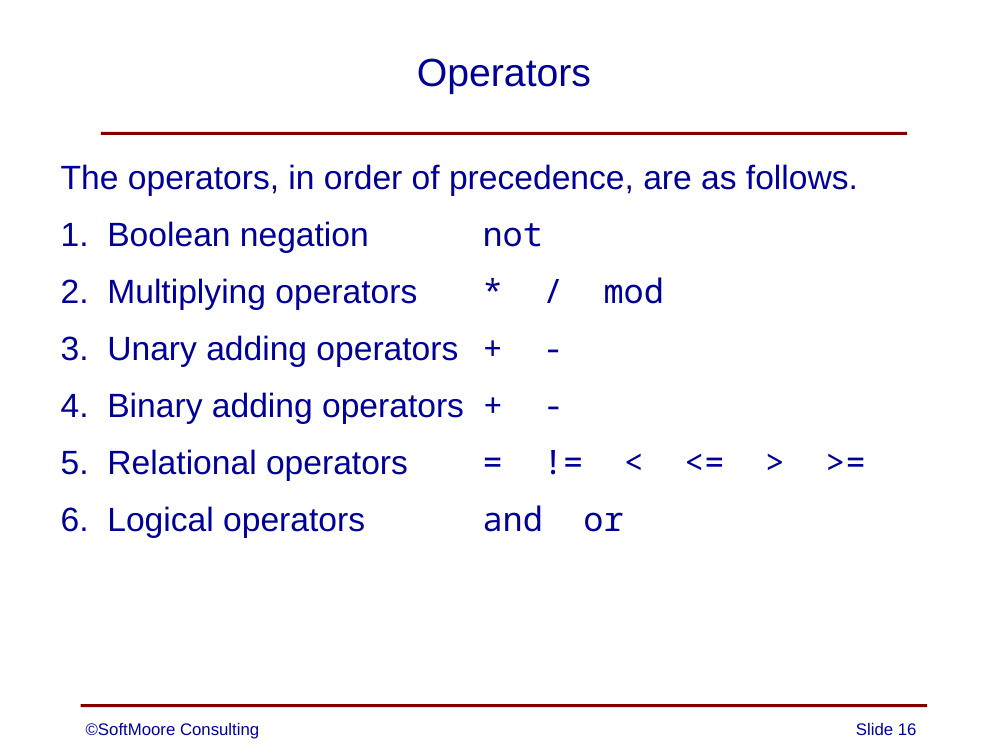
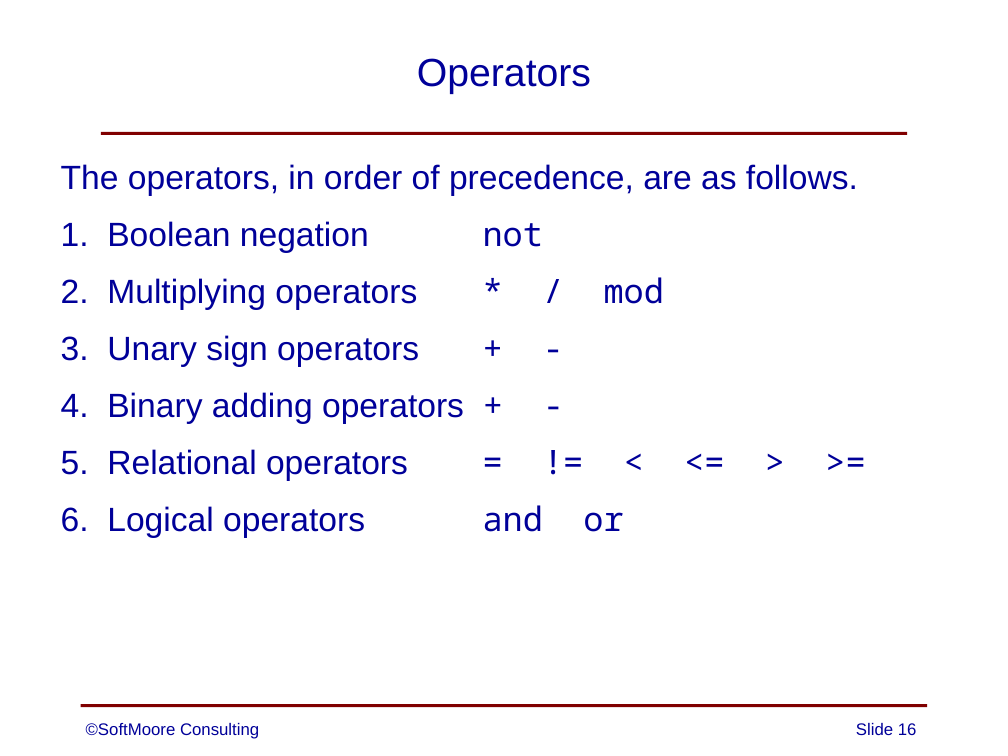
Before and after one commit to SoftMoore/CPRL-Java-3rd, a slide deck: slide 16 of PowerPoints/04 - Definition of CPRL.pptx. Drawn at 1008x756 pixels with LibreOffice and Linux fonts; fonts in the diff are those of the drawing. Boxes give left, top, right and bottom in pixels: in the first picture for what was removed or moved away, otherwise in the second. Text is boxed around its words. In the diff, an @@ line names an element or a change of style, - is before the commit and + after.

Commit message:
minor change to one slide

```diff
--- a/PowerPoints/04 - Definition of CPRL.pptx
+++ b/PowerPoints/04 - Definition of CPRL.pptx
@@ text at <box>61,335,419,367</box>: text changed @@
-3. Unary adding operators + ‑
+3. Unary sign operators + ‑
```
